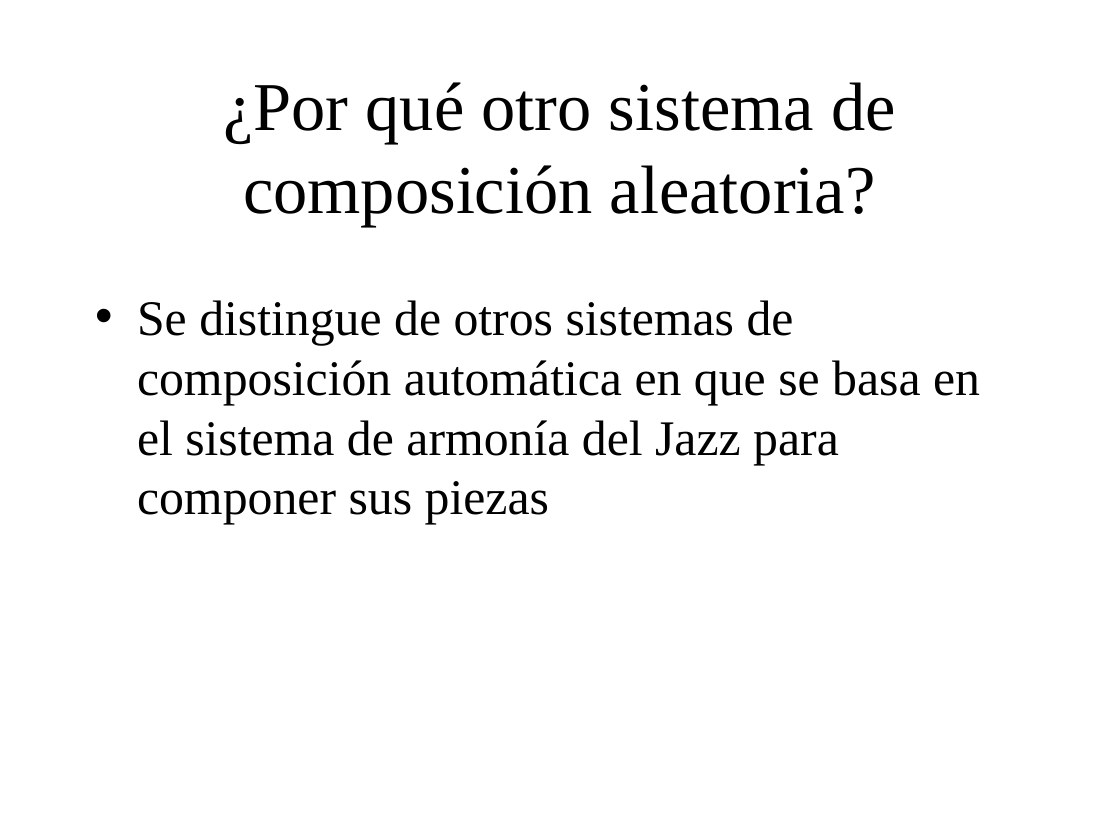
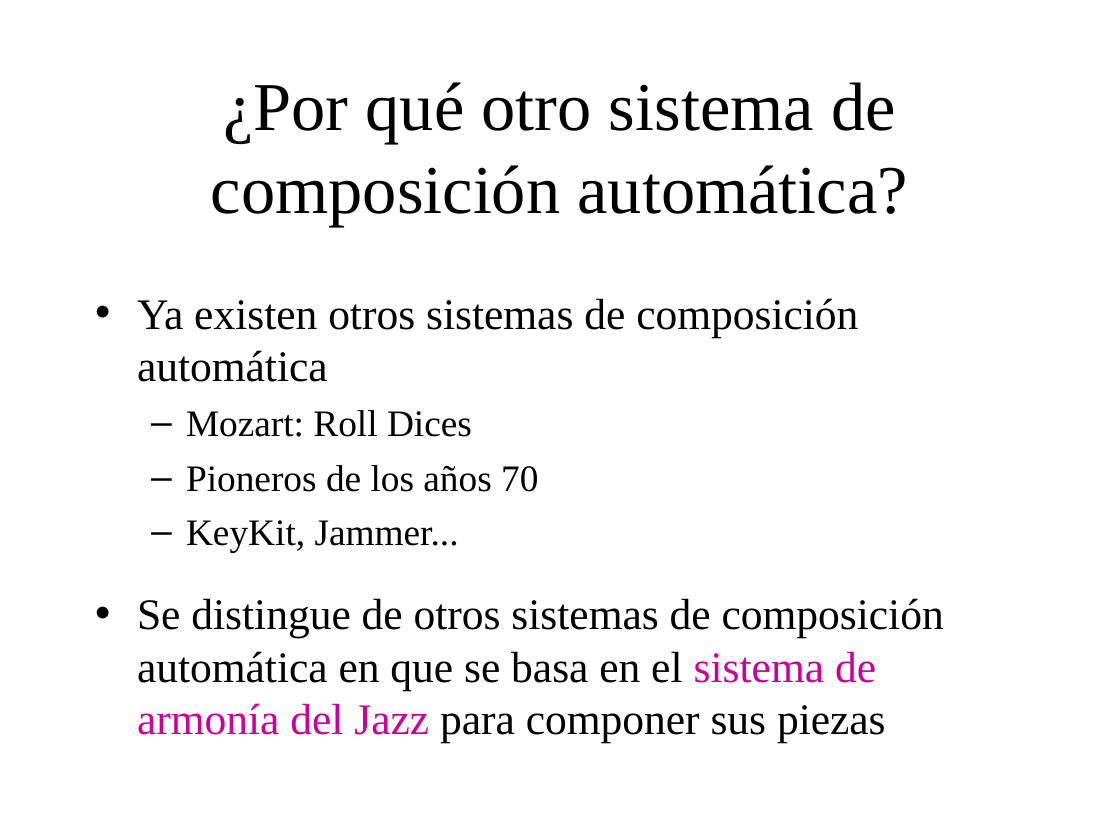
Before and after one commit to BackupTheBerlios/genaro, a slide deck: slide 5 of Documentos/MemoriaSSII/presentacion_proyecto.ppt. Drawn at 1120x840 pixels with LibreOffice and Linux fonts; fonts in the diff are those of the drawing; background and template pictures are left out. Boxes give left, top, right and bottom in pixels: in the first picture for what was removed or moved away, otherwise in the second. Text is boxed around its words. In the diff, an @@ line names an element or a change of style, - is before the commit and + after.

```diff
--- a/Documentos/MemoriaSSII/presentacion_proyecto.ppt
+++ b/Documentos/MemoriaSSII/presentacion_proyecto.ppt
@@ title at (211,82,908,226): text changed @@
-¿Por qué otro sistema de composición aleatoria?
+¿Por qué otro sistema de composición automática?
@@ text at (137,298,858,552): paragraphs added @@
+• Ya existen otros sistemas de composición automática
+  – Mozart: Roll Dices
+  – Pioneros de los años 70
+  – KeyKit, Jammer...
@@ text at (137,598,944,743): size 32 to 28 pt in "Se distingue de otros sistemas de composición ..."; text colour #000000 to #CC0099 in "sistema de armonía del Jazz"; less space between paragraphs @@
```
Also in this commit, not shown: 29 other slides changed, 6 slides added.
